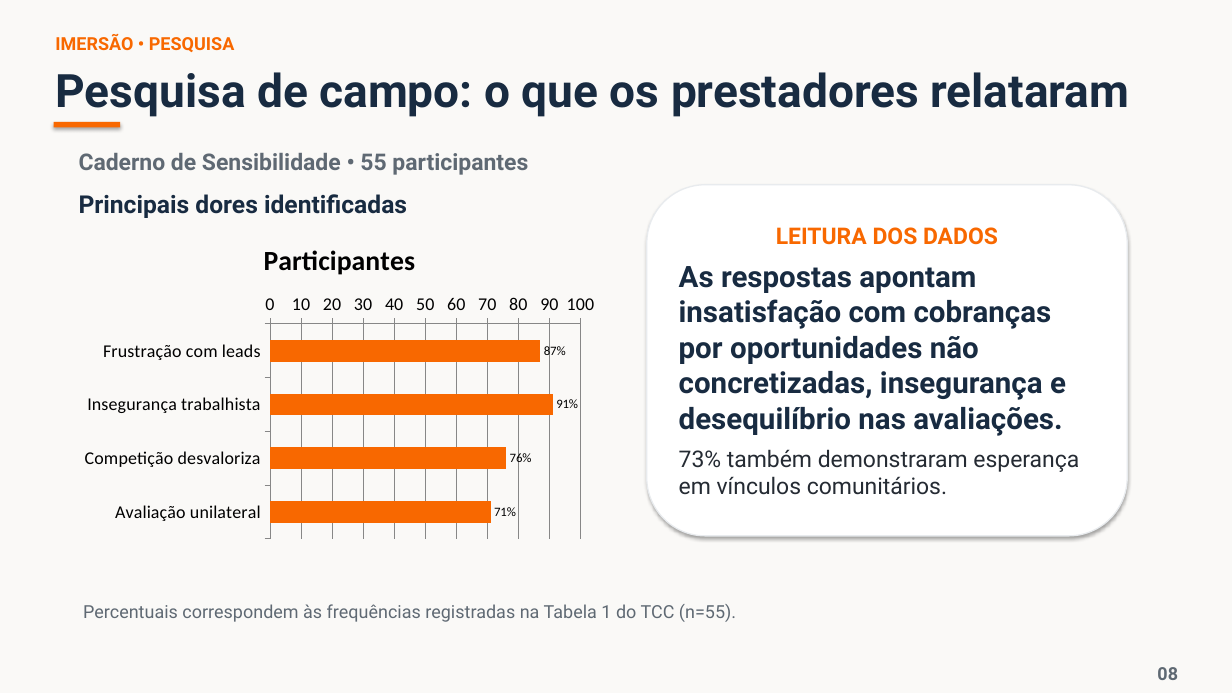
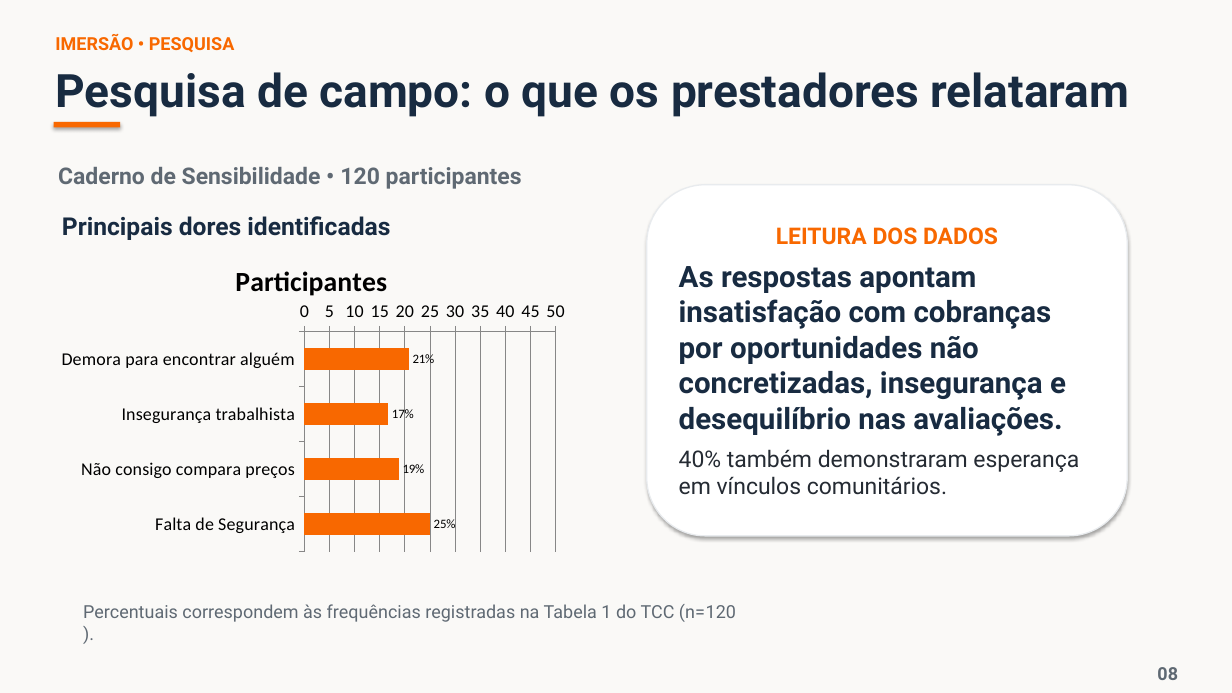
Before and after one commit to Nycollealves/documento_tcc, a slide deck: slide 8 of Apresentacao_TCC_MoviPay_Auditorio.pptx. Drawn at 1232x693 pixels with LibreOffice and Linux fonts; fonts in the diff are those of the drawing. Boxes give left, top, right and bottom in pixels: in the first picture for what was removed or moved away, otherwise in the second. Text is boxed around its words. In the diff, an @@ line names an element or a change of style, - is before the commit and + after.

```diff
--- a/Apresentacao_TCC_MoviPay_Auditorio.pptx
+++ b/Apresentacao_TCC_MoviPay_Auditorio.pptx
@@ text at [58, 167, 522, 189]: text changed @@
-Caderno de Sensibilidade • 55 participantes
+Caderno de Sensibilidade • 120 participantes
@@ text "Principais dores identificadas": place and size @@
-text "Principais dores identificadas" at [79, 194, 407, 218]
+text "Principais dores identificadas" at [62, 216, 390, 240]
@@ bar chart at [46, 245, 578, 567] @@
-categories: Frustração com leads, Insegurança trabalhista, Competição desvaloriza, Avaliação unilateral
+categories: Demora para encontrar alguém, Insegurança trabalhista, Não consigo compara preços, Falta de Segurança
-Participantes: 87, 91, 76, 71
+Participantes: 21, 17, 19, 25
@@ value axis changed @@
@@ plot area changed @@
@@ bar chart: place and size @@
-bar chart at [74, 224, 605, 545]
+bar chart at [46, 245, 578, 567]
@@ text in rounded rectangle at [679, 449, 1079, 495]: text changed @@
-73% também demonstraram esperança em vínculos comunitários.
+40% também demonstraram esperança em vínculos comunitários.
@@ text at [83, 604, 736, 622]: text changed @@
-Percentuais correspondem às frequências registradas na Tabela 1 do TCC (n=55).
+Percentuais correspondem às frequências registradas na Tabela 1 do TCC (n=120
+).
```
Also in this commit, not shown: 8 other slides changed.
